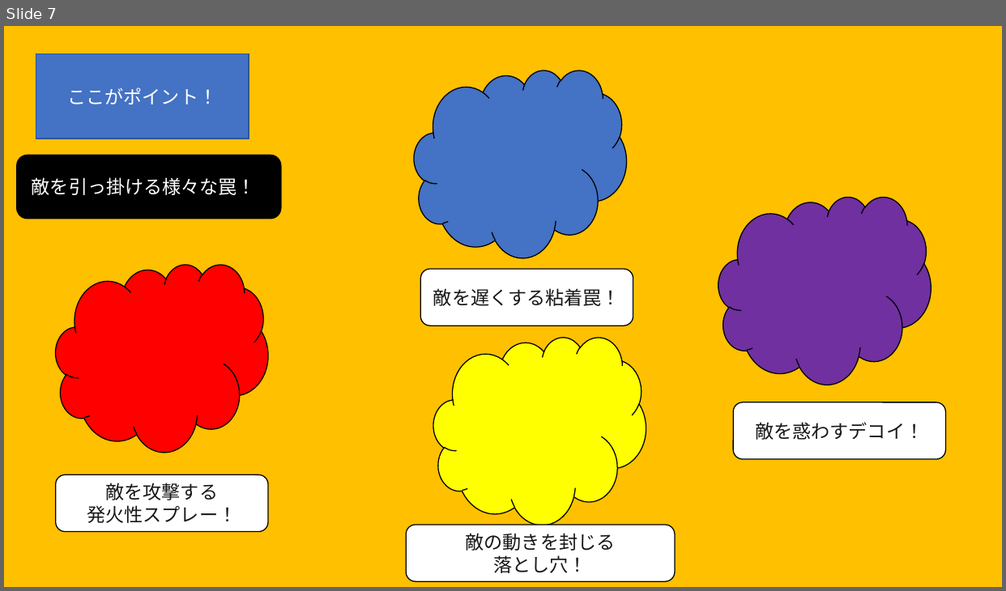
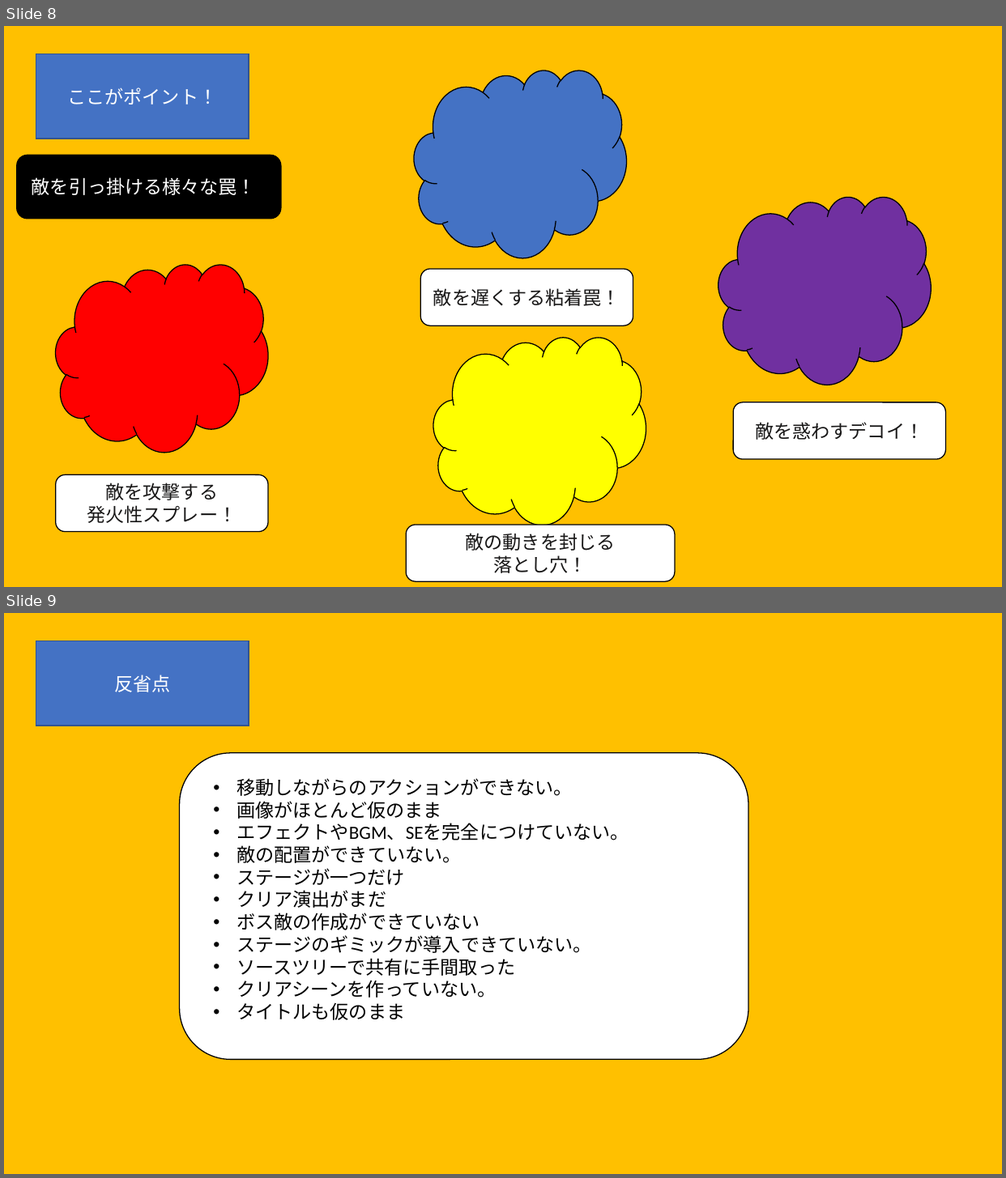
Before and after one commit to hamazakitoui/haskeat, a slide deck: haskeat.pptx. Shown one above the other, each under a label of ours: slide 7 before the commit, slides 8 and 9 after it. The pictures are 1006x591 and 1006x1178 pixels, drawn with LibreOffice and Linux fonts; fonts in the diff are those of the drawing. Boxes give left, top, right and bottom in pixels: in the first picture for what was removed or moved away, otherwise in the second. Text is boxed around its words. In the diff, an @@ line names an element or a change of style, - is before the commit and + after.

```diff
--- a/haskeat.pptx
+++ b/haskeat.pptx
@@ slide 9 added at (4,613,1002,1174), background #FFC000 @@
@@ rectangle added at (36,641,249,726), fill #4472C4, outline #325491 1 pt, 18 pt, text #FFFFFF @@
+反省点
@@ rounded rectangle added at (179,753,748,1060), fill #FFFFFF, outline #000000 1 pt @@
@@ text added at (236,778,629,1020), 18 pt, text #000000 @@
+• 移動しながらのアクションができない。
+• 画像がほとんど仮のまま
+• エフェクトやBGM、SEを完全につけていない。
+• 敵の配置ができていない。
+• ステージが一つだけ
+• クリア演出がまだ
+• ボス敵の作成ができていない
+• ステージのギミックが導入できていない。
+• ソースツリーで共有に手間取った
+• クリアシーンを作っていない。
+• タイトルも仮のまま
@@ what was slide 7 is now slide 8 @@
```
Also in this commit, not shown: 3 slides changed, 2 other slides added.
